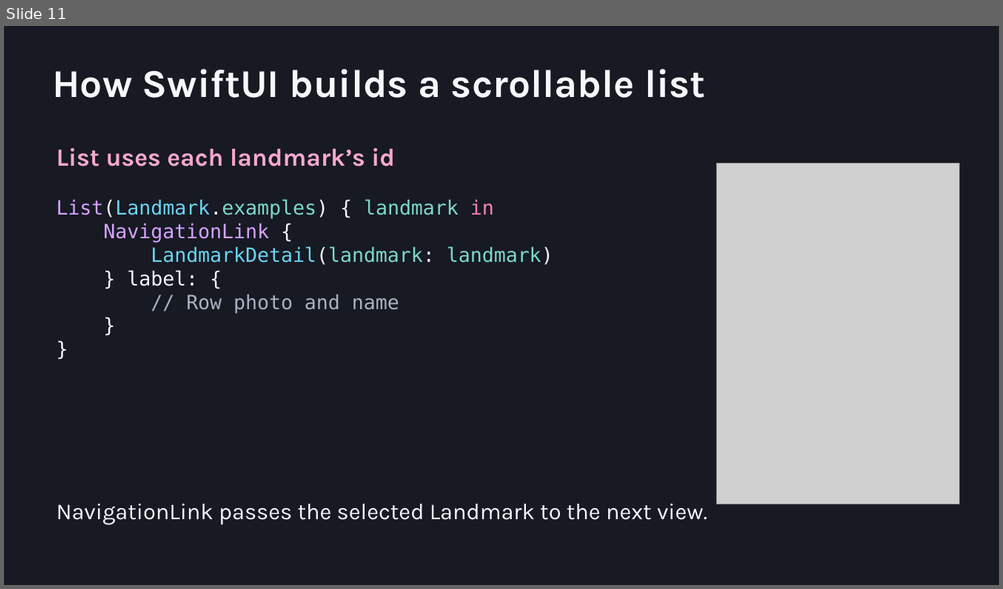
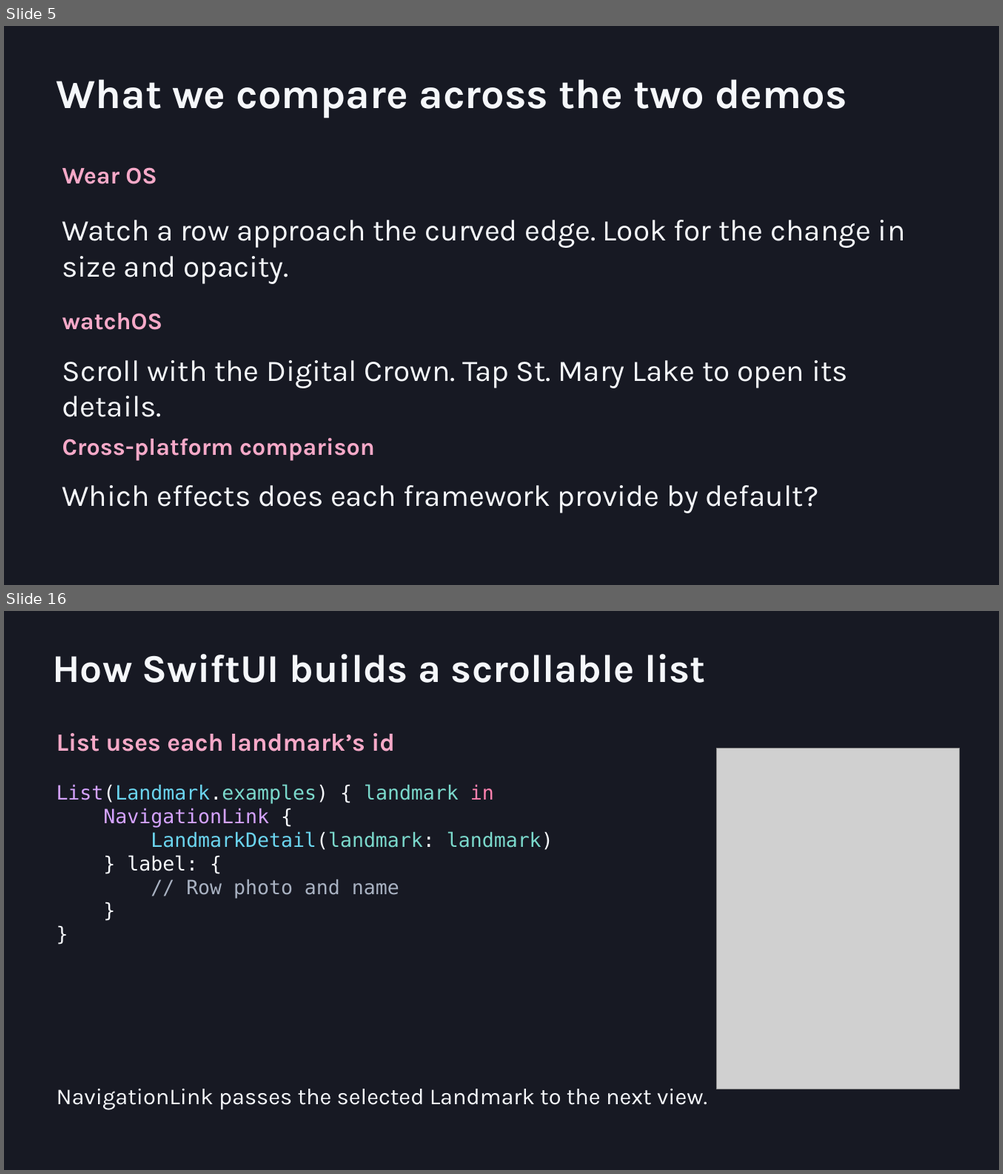
Before and after one commit to ms-Maryna/WearableAppDev, a slide deck: docs/slides/Wearable-App-Development.pptx. Shown one above the other, each under a label of ours: slide 11 before the commit, slides 5 and 16 after it; the slides between them are not shown. The pictures are 1003x589 and 1003x1174 pixels, drawn with LibreOffice and Linux fonts; fonts in the diff are those of the drawing; grey boxes stand for pictures. Boxes give left, top, right and bottom in pixels: in the first picture for what was removed or moved away, otherwise in the second. Text is boxed around its words. In the diff, an @@ line names an element or a change of style, - is before the commit and + after.

```diff
--- a/docs/slides/Wearable-App-Development.pptx
+++ b/docs/slides/Wearable-App-Development.pptx
@@ slide 5 added at [4,26,999,585], background #171923 @@
@@ text added at [57,79,847,118], 40 pt, text #F5F7FA, bold @@
+What we compare across the two demos
@@ text added at [62,167,156,184], 23 pt, text #F6A9C8, bold @@
+Wear OS
@@ text added at [62,220,905,284], 29 pt, text #F5F7FA @@
+Watch a row approach the curved edge. Look for the change in size and opacity.
@@ text added at [62,313,162,330], 23 pt, text #F6A9C8, bold @@
+watchOS
@@ text added at [62,360,848,417], 29 pt, text #F5F7FA @@
+Scroll with the Digital Crown. Tap St. Mary Lake to open its details.
@@ text added at [62,438,375,461], 23 pt, text #F6A9C8, bold @@
+Cross-platform comparison
@@ text added at [62,486,818,514], 29 pt, text #F5F7FA @@
+Which effects does each framework provide by default?
@@ what was slide 11 is now slide 16 @@
```
Also in this commit, not shown: 15 slides changed, 6 other slides added, 6 other files.
